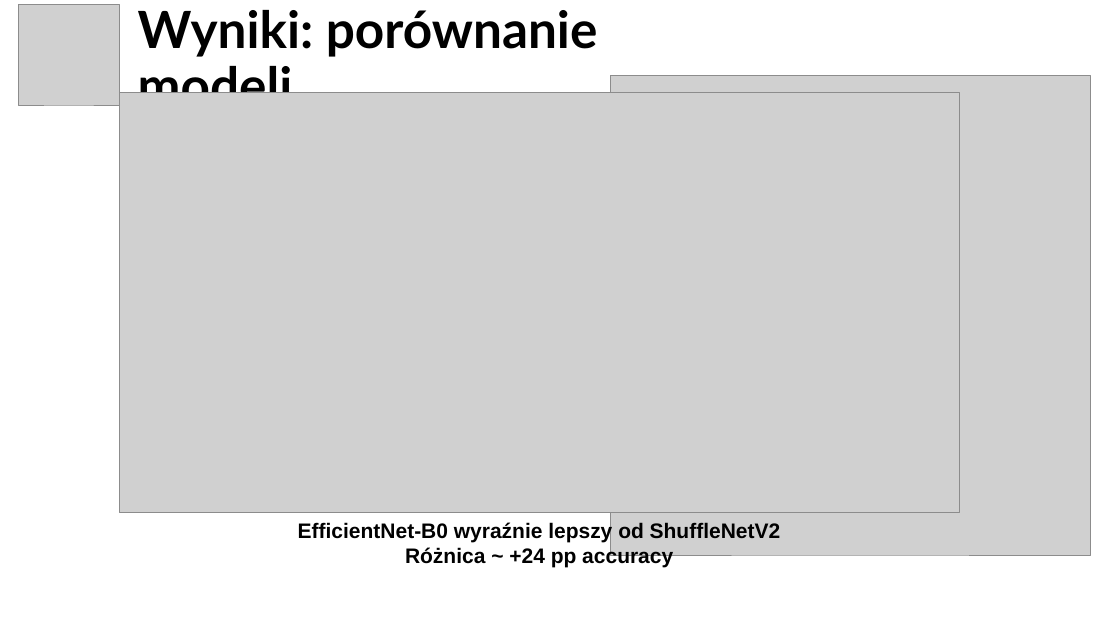
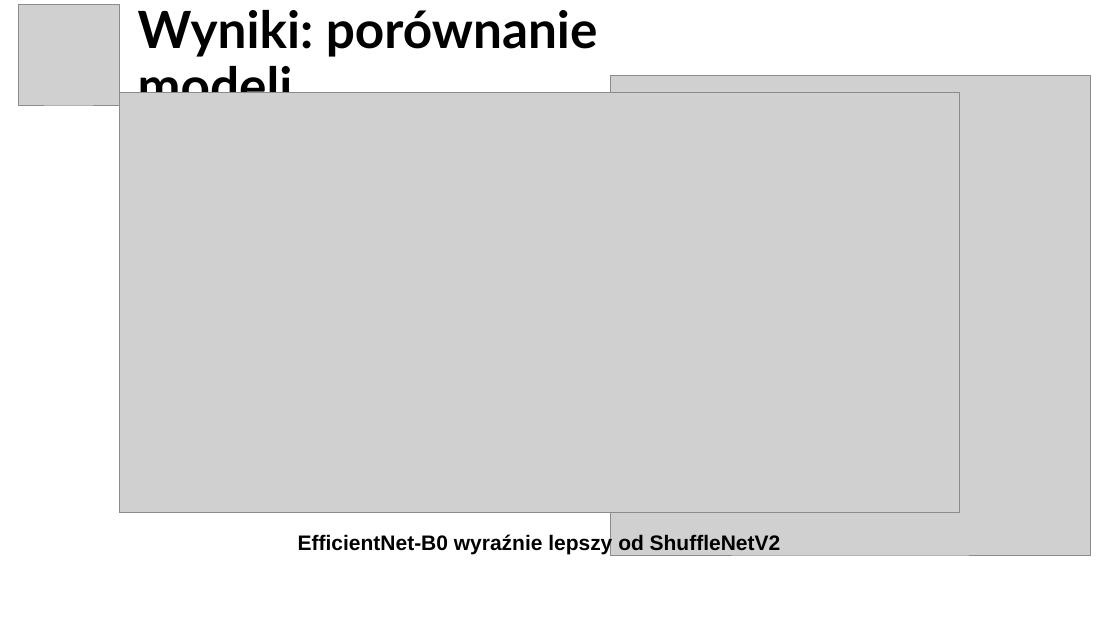
Before and after one commit to orhis/widzenie, a slide deck: slide 8 of Porównanie skuteczności lekkich sieci CNN w zadaniu klasyfikacji.pptx. Drawn at 1120x630 pixels with LibreOffice and Linux fonts; fonts in the diff are those of the drawing; grey boxes stand for pictures. Boxes give left, top, right and bottom in pixels: in the first picture for what was removed or moved away, otherwise in the second. Text is boxed around its words. In the diff, an @@ line names an element or a change of style, - is before the commit and + after.

Commit message:
ppt update

```diff
--- a/Porównanie skuteczności lekkich sieci CNN w zadaniu klasyfikacji.pptx
+++ b/Porównanie skuteczności lekkich sieci CNN w zadaniu klasyfikacji.pptx
@@ text "EfficientNet-B0 wyraźnie lepszy od ShuffleNetV2" moved from (x1=298, y1=521, x2=781, y2=567) to (x1=298, y1=534, x2=781, y2=555) @@
@@ text at (x1=405, y1=546, x2=673, y2=567): paragraph removed @@
-Różnica ~ +24 pp accuracy
```
Also in this commit, not shown: 1 other slide changed, 1 slide added, 2 slides removed.
